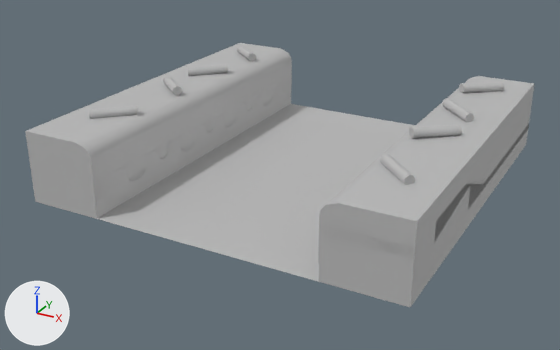
What one commit did to the FBX model Assets/3_Scena 3D/Meshes/Tiles/SM_Tile_Straight.fbx.
Rendered twice from a camera (50 mm lens) standing at (0.1826, -0.0792, 0.0459) and looking at (0.1407, -0.003, 0.0078). Lighting does not change. The marker at lower left points along +X, +Y and +Z. Where no turn or scale is listed for an object, it has been applied to the vertices.

The first picture shows 'SM_Tile_Straight1', 'SM_Tile_Straight2'.
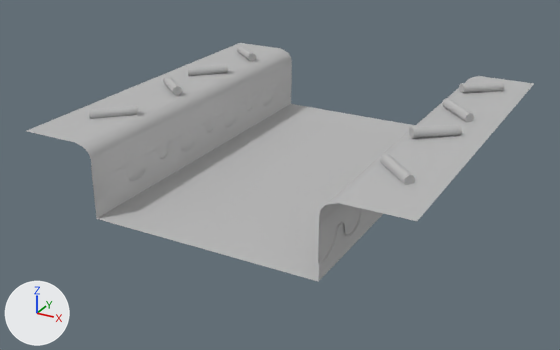
Where the newer file only moved an object's origin or applied its transform, the numbers keep the older frame.

What changed in the scene script:
```text
Change me_mesh_001:
    where me_mesh_001.from_pydata(...)  # 160 vertices, 201 faces; spans x -0.0453..-0.0003, y -0.045..0.0, z -0.0086..0.0012
    used by ob_sm_tile_straight2; location = (0.1649, 0.0225, 0.01606)
    verts and faces of me_mesh_001; kept vertices keep their numbers, new ones are numbered from 160
    before: 0 (-0.0003, -0.045, -0.0086) at pixel (410, 307), 1 (-0.0003, 0.0, -0.0086) at pixel (526, 144), 2 (-0.0094, 0.0, -0.0086), 3 (-0.0094, -0.045, -0.0086) at pixel (318, 281), 4 (-0.0003, -0.045, -0.0025) at pixel (415, 247)
    before: 5 (-0.0003, 0.0, -0.0025) at pixel (532, 101), 6 (-0.0094, 0.0, -0.0025), 7 (-0.0094, -0.045, -0.0025) at pixel (319, 223)
    before: 80 (-0.0453, -0.045, -0.0086) at pixel (35, 201), 81 (-0.0453, 0.0, -0.0086), 82 (-0.0363, 0.0, -0.0086) at pixel (290, 103), 83 (-0.0363, -0.045, -0.0086) at pixel (96, 218), 84 (-0.0453, -0.045, -0.0025) at pixel (28, 152)
    before: 85 (-0.0453, 0.0, -0.0025), 86 (-0.0363, 0.0, -0.0025) at pixel (291, 65), 87 (-0.0363, -0.045, -0.0025) at pixel (91, 167)
    me_mesh_001 part 1
    add delete_vertices([0, 1, 4, 5])  # with the faces that use them
    me_mesh_001 part 2
    add delete_vertices([80, 81, 84, 85])  # with the faces that use them
Change me_mesh:
    used by ob_sm_tile_straight1; location = (0.15737, 0.0225, 0.01606)
    remove me_mesh.from_pydata(...)  # 800 vertices, 824 faces; spans x -0.0378..0.0072, y -0.045..0.0, z -0.0068..0.0
    remove me_mesh.materials.append(mat_lambert8)  # grey #bcbcbc
    add me_mesh.from_pydata(...)  # 556 vertices, 564 faces; spans x -0.0378..0.0072, y -0.045..0.0, z -0.0068..0.0
    me_mesh part 3
    122 vertices are removed from x -0.0014..0.0072, y -0.045..0.0, z -0.0068..-0.0016
    130 faces are deleted
    me_mesh part 4
    122 vertices are removed from x -0.0378..-0.0292, y -0.045..0.0, z -0.0068..-0.0016
    130 faces are deleted
```

Boxes (x1, y1, x2, y2) around the edits, measured in the pictures (560 x 350 px):
'SM_Tile_Straight2', reshaped (16% narrower, 10% shorter): before (33, 46, 529, 307); after (89, 46, 504, 282)
'SM_Tile_Straight1', reshaped (10% shorter): before (25, 43, 534, 291); after (27, 43, 534, 266)
part 1 of me_mesh_001, deleted: before (318, 125, 529, 307)
part 2 of me_mesh_001, deleted: before (33, 157, 96, 219)
part 3 of me_mesh, deleted: before (318, 85, 534, 291)
part 4 of me_mesh, deleted: before (25, 131, 95, 204)
